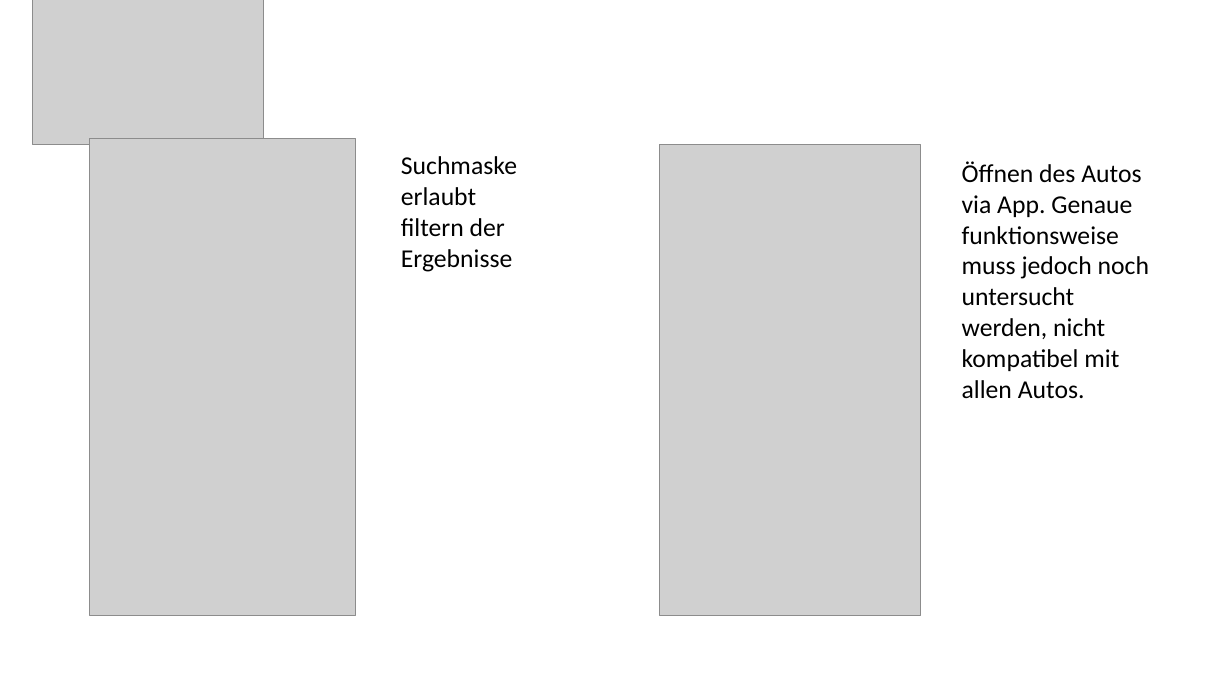
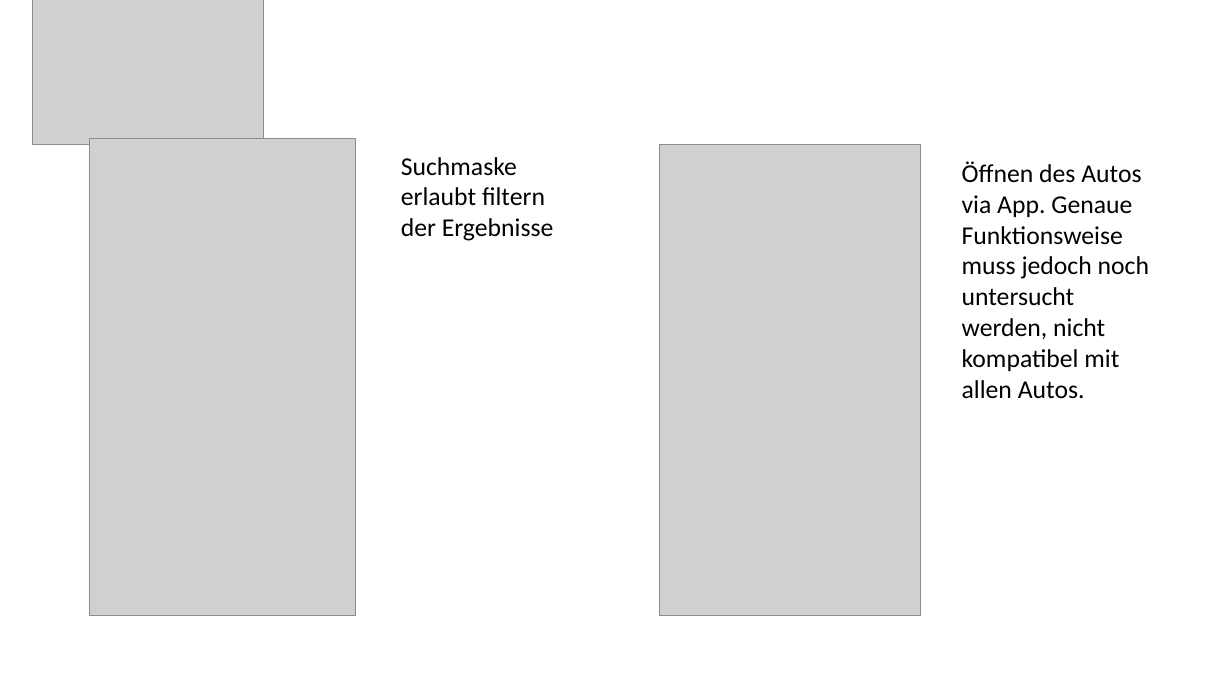
Before and after one commit to christopherchristensen/summaries, a slide deck: slide 3 of usab/Konkurenzanalyse.pptx. Drawn at 1232x693 pixels with LibreOffice and Linux fonts; fonts in the diff are those of the drawing; grey boxes stand for pictures. Boxes give left, top, right and bottom in pixels: in the first picture for what was removed or moved away, otherwise in the second. Text is boxed around its words. In the diff, an @@ line names an element or a change of style, - is before the commit and + after.

```diff
--- a/usab/Konkurenzanalyse.pptx
+++ b/usab/Konkurenzanalyse.pptx
@@ text "Suchmaske erlaubt filtern der Ergebnisse" rewrapped from bbox=[401, 156, 517, 272] to bbox=[401, 157, 554, 241] @@
@@ text at bbox=[962, 161, 1149, 398]: text changed @@
-Öffnen des Autos via App. Genaue funktionsweise muss jedoch noch untersucht werden, nicht kompatibel mit allen Autos.
+Öffnen des Autos via App. Genaue Funktionsweise muss jedoch noch untersucht werden, nicht kompatibel mit allen Autos.
```
Also in this commit, not shown: 3 other slides changed.
